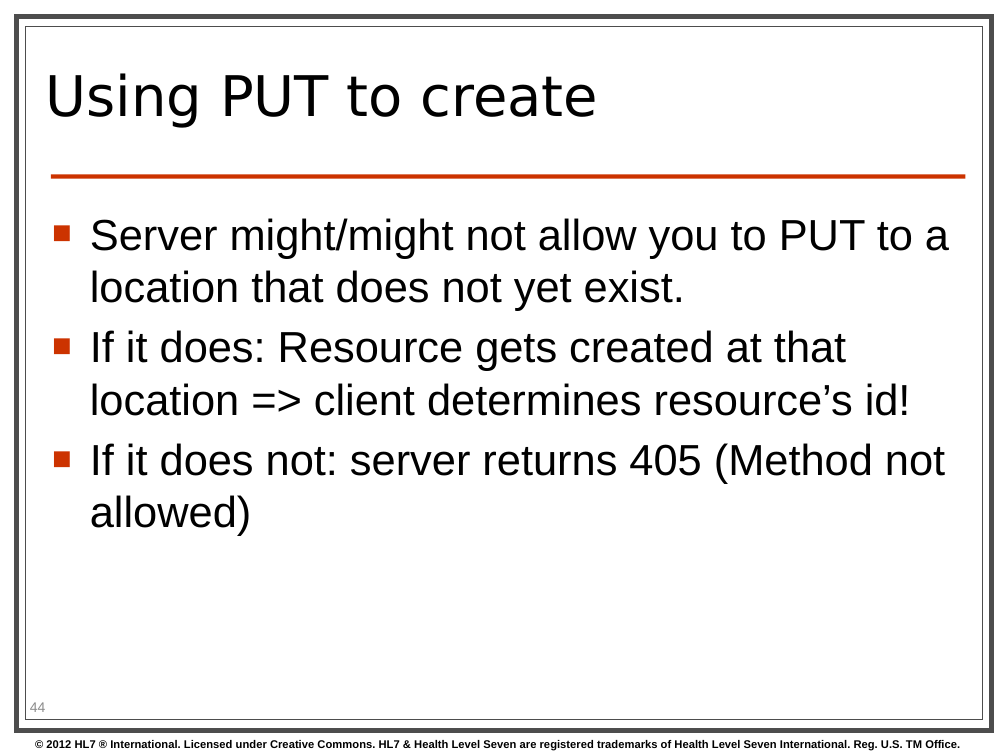
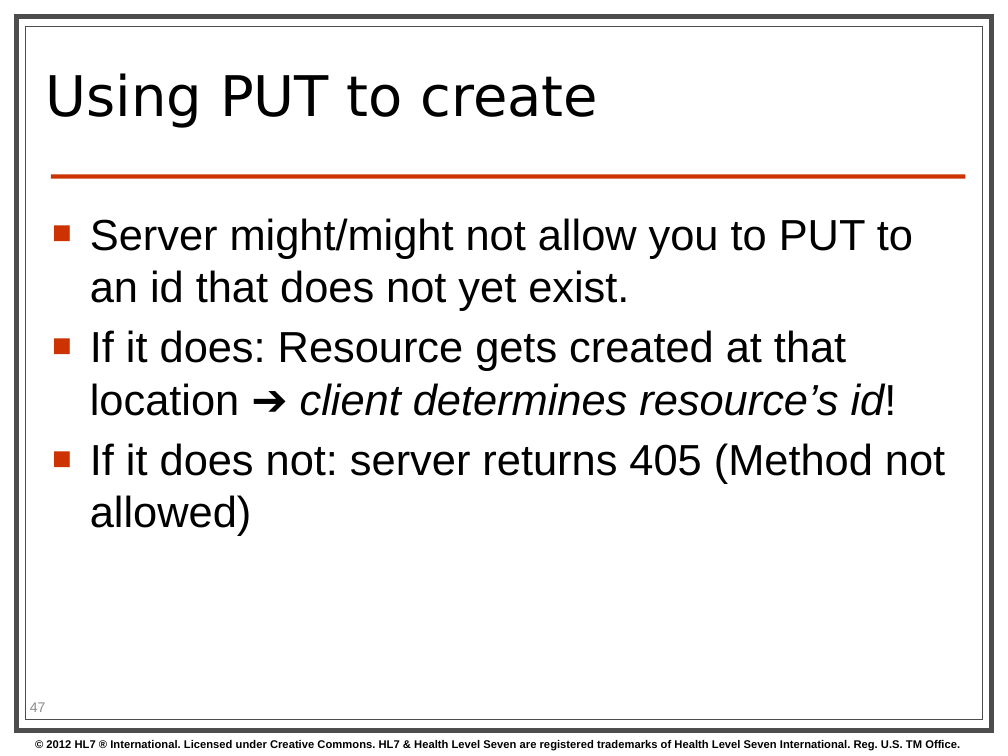
Before and after one commit to vista-novo/fhir, a slide deck: slide 47 of presentations/2013-01 Tutorials/201301 - Phoenix - FhirForDevelopersWGMTutorial.pptx (slide 44 before the commit). Drawn at 1008x756 pixels with LibreOffice and Linux fonts; fonts in the diff are those of the drawing; background and template pictures are left out. Boxes give left, top, right and bottom in pixels: in the first picture for what was removed or moved away, otherwise in the second. Text is boxed around its words. In the diff, an @@ line names an element or a change of style, - is before the commit and + after.

```diff
--- a/presentations/2013-01 Tutorials/201301 - Phoenix - FhirForDevelopersWGMTutorial.pptx
+++ b/presentations/2013-01 Tutorials/201301 - Phoenix - FhirForDevelopersWGMTutorial.pptx
@@ text at (x1=90, y1=218, x2=913, y2=416): text changed @@
-■ Server might/might not allow you to PUT to a location that does not yet exist.
-■ If it does: Resource gets created at that location => client determines resource’s id!
+■ Server might/might not allow you to PUT to an id that does not yet exist.
+■ If it does: Resource gets created at that location ➔ client determines resource’s id!
@@ page number at (x1=30, y1=702, x2=46, y2=712): text changed @@
-44
+47
```
Also in this commit, not shown: 20 other slides changed, 13 slides added, 4 slides removed, 1 other file.
